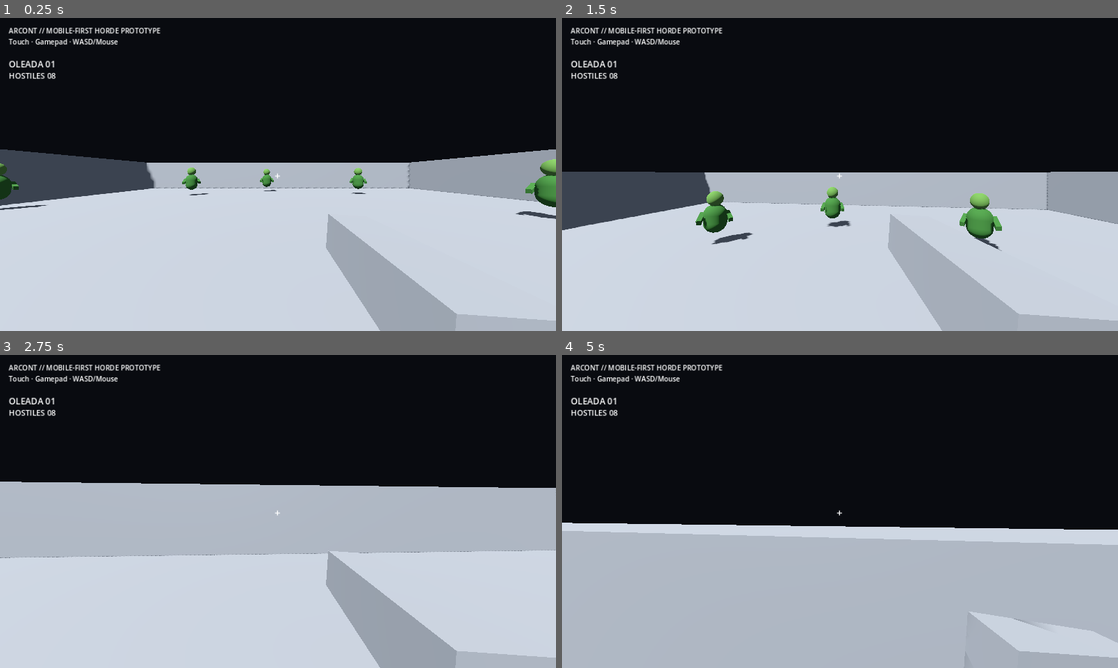
Above: before the commit, frames 1-4 (two rows, left to right).
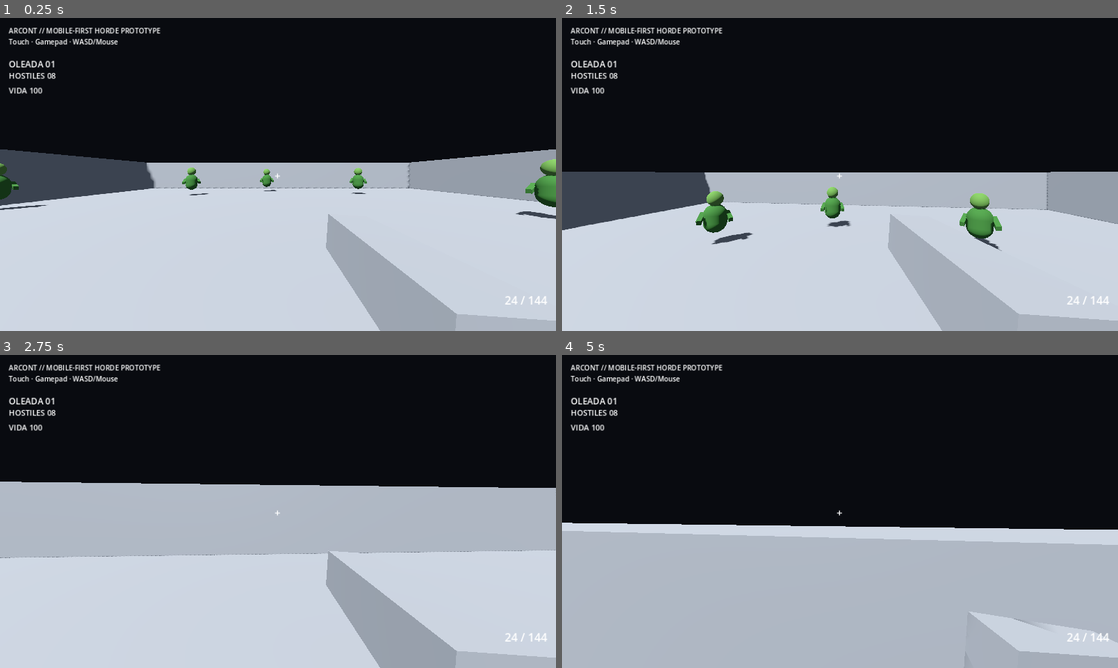
Above: after the commit, the same moments.

Repository: heliossamuelhernandezreyes/Arcont
Game: Godot game, scene res://scenes/main.tscn
Two runs of this game, one before a commit and one after it. Both use one fixed random seed, a clock stepped at 60 frames per second and the inputs below.
Inputs (mouse positions are in pixels of both pictures, inside the frame that each line leads up to):
- Up to frame 1 (0.25 s): no input
- Up to frame 2 (1.5 s): move the mouse to (867, 174) at 0.52 s; hold Shift (sprint) 0.53-1.28 s; hold W (move_forward) from 0.53 s (still down); click (867, 174) at 0.67 s; tap Space (jump) at 0.77 s; move the mouse to (812, 174) at 1.27 s; tap Shift (sprint) at 1.35 s
- Up to frame 3 (2.75 s): keep holding W (move_forward); tap Space (jump) at 1.52 s; move the mouse to (289, 505) at 2.02 s; hold Shift (sprint) from 2.03 s (still down)
- Up to frame 4 (5 s): keep holding W (move_forward); move the mouse to (834, 517) at 2.77 s; release Shift (sprint) at 2.78 s; tap Shift (sprint) at 2.85, 4.35 s; click (834, 517) at 2.92 s; tap Space (jump) at 3.02, 3.77, 4.52 s; move the mouse to (878, 514) at 3.52 s; hold Shift (sprint) 3.53-4.28 s; move the mouse to (795, 508) at 4.27 s

The runs differ from the first frame. In frame 1, 0.2% of the frame differs, in the area x 1-99%, y 22-92%; in frame 2, 0.2%; in frame 3, 0.2%; in frame 4, 0.2%.

Commit message:
feat: attach reusable weapon and combat HUD

Diff:
--- a/scenes/main.tscn
+++ b/scenes/main.tscn
@@ -1,8 +1,9 @@
-[gd_scene load_steps=11 format=3]
+[gd_scene load_steps=12 format=3]
 
 [ext_resource path="res://scripts/player.gd" type="Script" id="1_player"]
 [ext_resource path="res://scripts/main.gd" type="Script" id="2_main"]
 [ext_resource path="res://scripts/mobile_controls.gd" type="Script" id="3_mobile"]
+[ext_resource path="res://scripts/weapon.gd" type="Script" id="4_weapon"]
 
 [sub_resource type="BoxMesh" id="BoxFloor"]
 size = Vector3(30, 0.2, 30)
@@ -96,6 +97,8 @@
 [node name="RayCast3D" type="RayCast3D" parent="Player/Head/Camera3D"]
 target_position = Vector3(0, 0, -100)
 enabled = true
+[node name="Weapon" type="Node" parent="Player/Head/Camera3D"]
+script = ExtResource("4_weapon")
 
 [node name="HUD" type="CanvasLayer" parent="."]
 [node name="Crosshair" type="Label" parent="HUD"]
@@ -125,6 +128,29 @@
 offset_bottom = 150.0
 text = "HOSTILES 08"
 theme_override_font_sizes/font_size = 18
+[node name="Health" type="Label" parent="HUD"]
+offset_left = 20.0
+offset_top = 154.0
+offset_right = 260.0
+offset_bottom = 184.0
+text = "VIDA 100"
+theme_override_font_sizes/font_size = 18
+[node name="Ammo" type="Label" parent="HUD"]
+offset_left = 1040.0
+offset_top = 630.0
+offset_right = 1260.0
+offset_bottom = 675.0
+text = "24 / 144"
+theme_override_font_sizes/font_size = 26
+horizontal_alignment = 2
+[node name="Reload" type="Label" parent="HUD"]
+offset_left = 1020.0
+offset_top = 595.0
+offset_right = 1260.0
+offset_bottom = 625.0
+text = ""
+theme_override_font_sizes/font_size = 17
+horizontal_alignment = 2
 
 [node name="MobileControls" type="Control" parent="HUD"]
 layout_mode = 3
